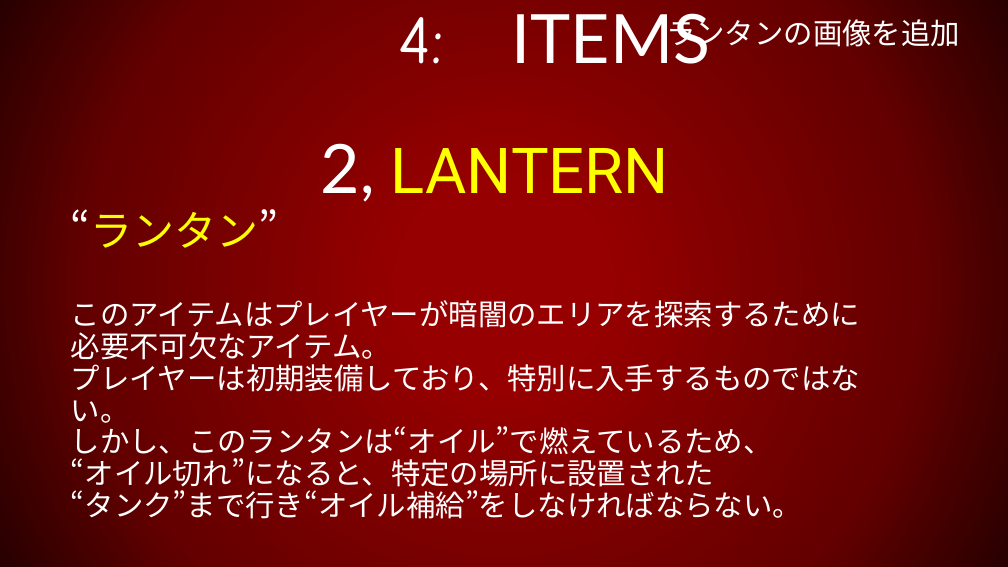
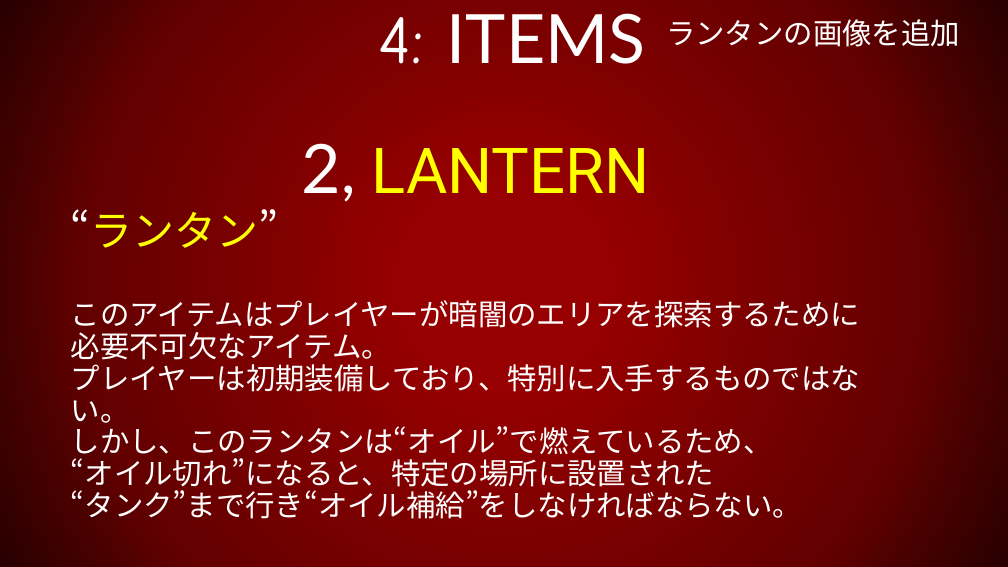
Before and after one commit to 1816025/UE4-Project, a slide deck: slide 10 of TEAM2020.pptx. Drawn at 1008x567 pixels with LibreOffice and Linux fonts; fonts in the diff are those of the drawing. Boxes give left, top, right and bottom in pixels: in the first picture for what was removed or moved away, otherwise in the second. Text is boxed around its words. In the diff, an @@ line names an element or a change of style, - is before the commit and + after.

```diff
--- a/TEAM2020.pptx
+++ b/TEAM2020.pptx
@@ title "4: ITEMS 2, LANTERN" rewrapped from [321,13,711,193] to [302,13,650,193] @@
```
Also in this commit, not shown: 6 other slides changed, 3 other files.
